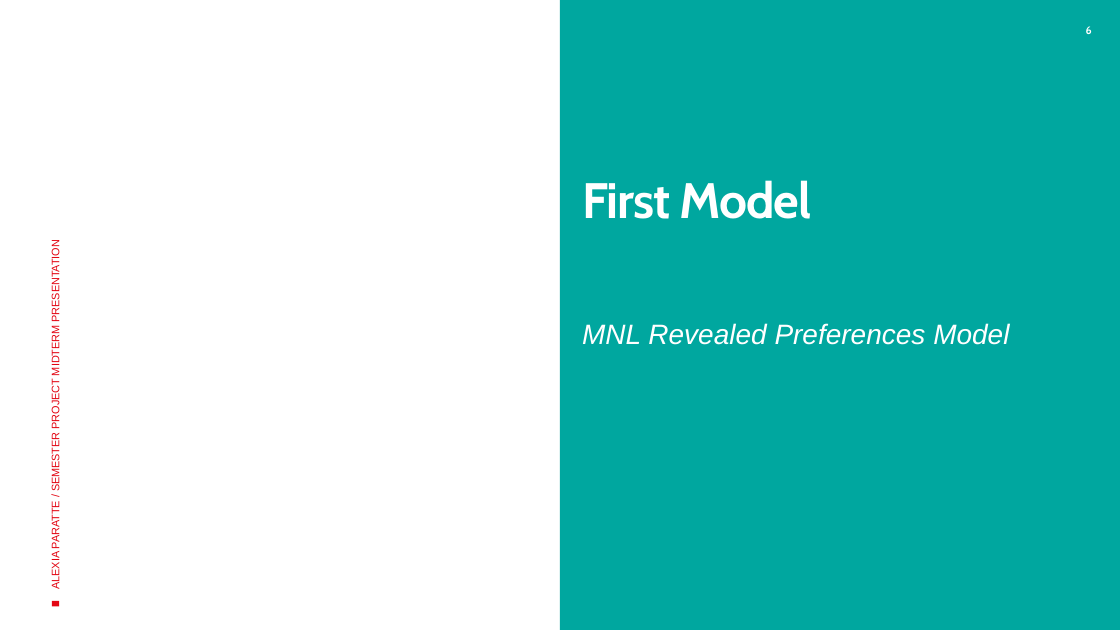
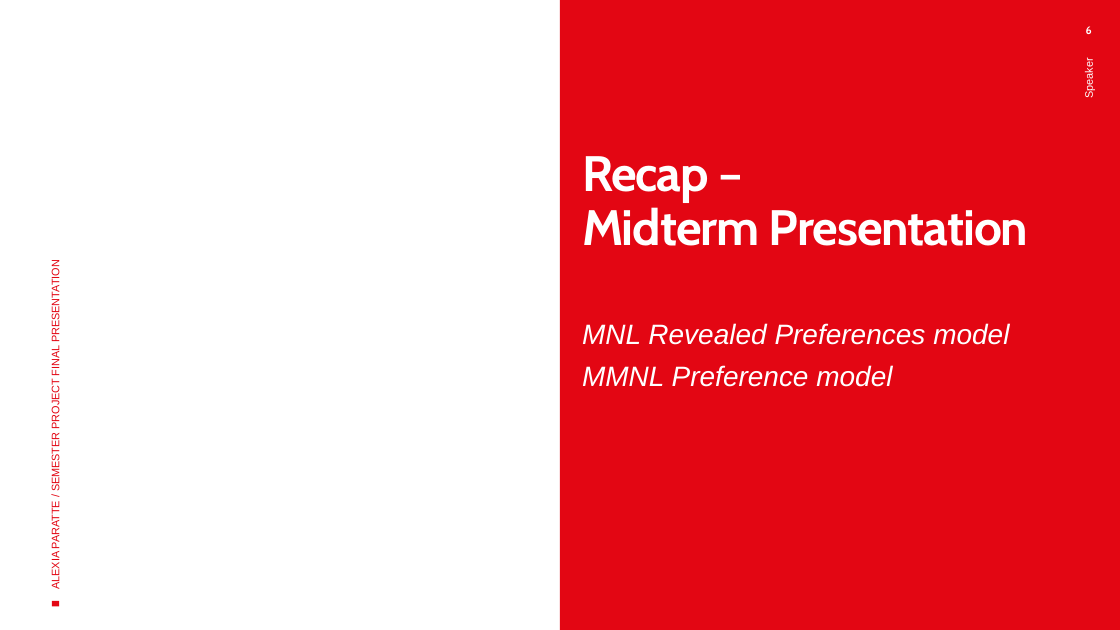
Before and after one commit to araccoon22/Semester-project, a slide deck: slide 6 of Documentation/Reports/Final Presentation - Semester project.pptx. Drawn at 1120x630 pixels with LibreOffice and Linux fonts; fonts in the diff are those of the drawing; background and template pictures are left out. Boxes give left, top, right and bottom in pixels: in the first picture for what was removed or moved away, otherwise in the second. Text is boxed around its words. In the diff, an @@ line names an element or a change of style, - is before the commit and + after.

```diff
--- a/Documentation/Reports/Final Presentation - Semester project.pptx
+++ b/Documentation/Reports/Final Presentation - Semester project.pptx
@@ rectangle at (560, 0, 1120, 629): fill #00A79F to #E30613 @@
@@ text added at (1083, 62, 1095, 97), 7 pt, text #FFFFFF @@
+Speaker
@@ title at (582, 156, 1029, 246): text changed @@
-First Model
+Recap –
+Midterm Presentation
@@ text at (50, 268, 62, 589): text changed @@
-ALEXIA PARATTE / SEMESTER PROJECT MIDTERM PRESENTATION
+ALEXIA PARATTE / SEMESTER PROJECT FINAL PRESENTATION
@@ text at (582, 323, 1009, 387): text changed @@
-MNL Revealed Preferences Model
+MNL Revealed Preferences model
+MMNL Preference model
```
Also in this commit, not shown: 13 other slides changed, 1 slide added, 6 slides removed, 2 other files.
